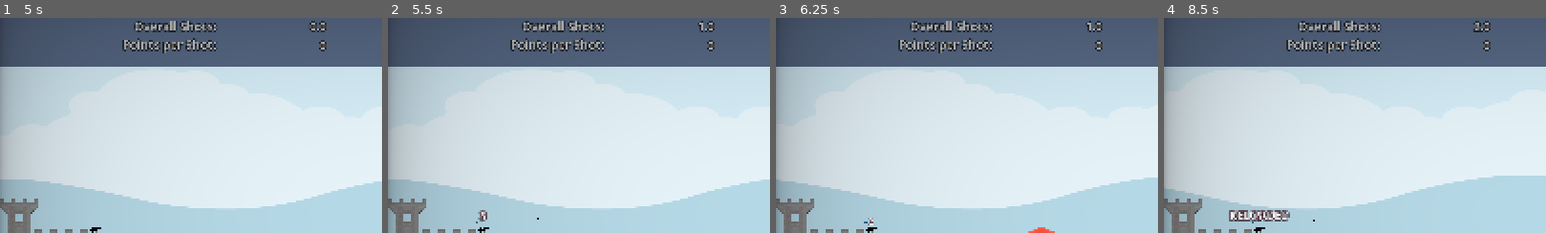
Above: before the commit, frames 1-4 (left to right).
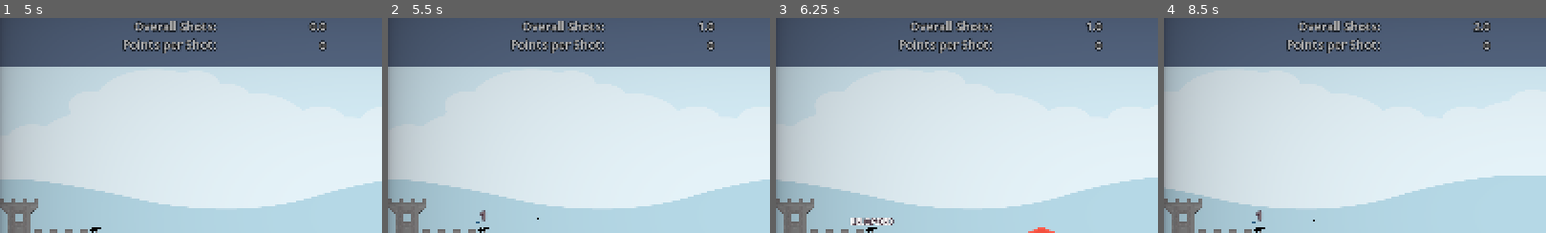
Above: after the commit, the same moments.

Repository: Coding-4Fun/Just4Fun_Mini_Shootergame
Game: Godot game, scene res://UI/MainMenuUI/MainMenuUI.tscn
Two runs of this game, one before a commit and one after it. Both use one fixed random seed, a clock stepped at 60 frames per second and the inputs below.
Inputs (mouse positions are % of the whole screen's width and height, from its top left):
- Up to frame 1 (5 s): click "Play" at 0.5 s; click "Max Play Time" at 1.25 s; click "Max Play Time" at 2 s; click "Start Game" at 2.75 s; move the mouse to (72, 45) at 3.52 s; hold Right (ui_right) 3.53-4.28 s; tap Mouse wheel down (cannon_power_minus) at 3.6 s; move the mouse to (30, 55) at 4.27 s; hold Down (ui_down) from 4.28 s (still down); tap Mouse wheel up (cannon_power_plus) at 4.35 s
- Up to frame 2 (5.5 s): move the mouse to (60, 28) at 5.02 s; release Down (ui_down) at 5.03 s; hold Right (ui_right) from 5.03 s (still down); tap Space (cannon_shoot) at 5.1 s
- Up to frame 3 (6.25 s): move the mouse to (45, 70) at 5.77 s; release Right (ui_right) at 5.78 s; hold Up (ui_up) from 5.78 s (still down); tap Ctrl at 5.85 s
- Up to frame 4 (8.5 s): move the mouse to (80, 65) at 6.52 s; release Up (ui_up) at 6.53 s; hold Left (ui_left) 6.53-8.03 s; tap Mouse wheel down (cannon_power_minus) at 6.6 s; move the mouse to (20, 35) at 7.27 s; tap Mouse wheel up (cannon_power_plus) at 7.35 s; move the mouse to (55, 50) at 8.02 s; hold Down (ui_down) from 8.03 s (still down); tap Space (cannon_shoot) at 8.1 s
The pictures show only the part of the screen within x 0-50%, y 4-54%; the shares and areas given below are measured in that part.

Frame 1 is identical in both runs. In frame 2, less than 0.1% of the frame differs, in the area x 23-26%, y 89-96%; in frame 3, 0.4%; in frame 4, 0.8%, in the area x 17-33%, y 89-96%.
Error before the commit: Attempt to call function 'get_as_text' in base 'null instance' on a null instance. (res://Globals/GameConfig/config.gd:79)
Error after the commit: Attempt to call function 'get_as_text' in base 'null instance' on a null instance. (res://Globals/GameConfig/config.gd:81)

Commit message:
Add: Save / Load GameConditionCannonReloadTimer from Config

Diff:
--- a/Cannon/Cannon.gd
+++ b/Cannon/Cannon.gd
@@ -19,6 +19,8 @@
 
 
 func _ready():
+	cooldown = Config.get_configdata_value("GameConditionCannonReloadTimer")
+
 	if !SignalBus.CannonShoot.is_connected( Preloads.UIMain._on_Cannon_Shot):
 		if SignalBus.CannonShoot.connect(Preloads.UIMain._on_Cannon_Shot) != OK:
 			print("Error - Cannon.gd: connect signal CannonShoot")
--- a/Globals/GameConfig/config.gd
+++ b/Globals/GameConfig/config.gd
@@ -16,7 +16,8 @@
 				"MinMaxScoreEnabled": false,
 				"MinMaxScore": -1000,
 				"MaxGameTimeEnabled": false,
-				"MinMaxScoreValue": 1000
+				"MinMaxScoreValue": 1000,
+				"GameCannonReloadTimer" : 3
 			},
 		},
 		"Network": {
@@ -36,6 +37,7 @@
 		"GamePlayerName": "Unnamed",
 		"GameDummyTargetTimerEnabled": false,
 		"GameDummyTargetTimerCountdown": 6.0,
+		"GameConditionCannonReloadTimer" : 1,
 		"GameConditionMaxGameTimeValue": 150,
 		"GameConditionMaxShotsEnabled": true,
 		"GameConditionMaxShotsValue": 10,
